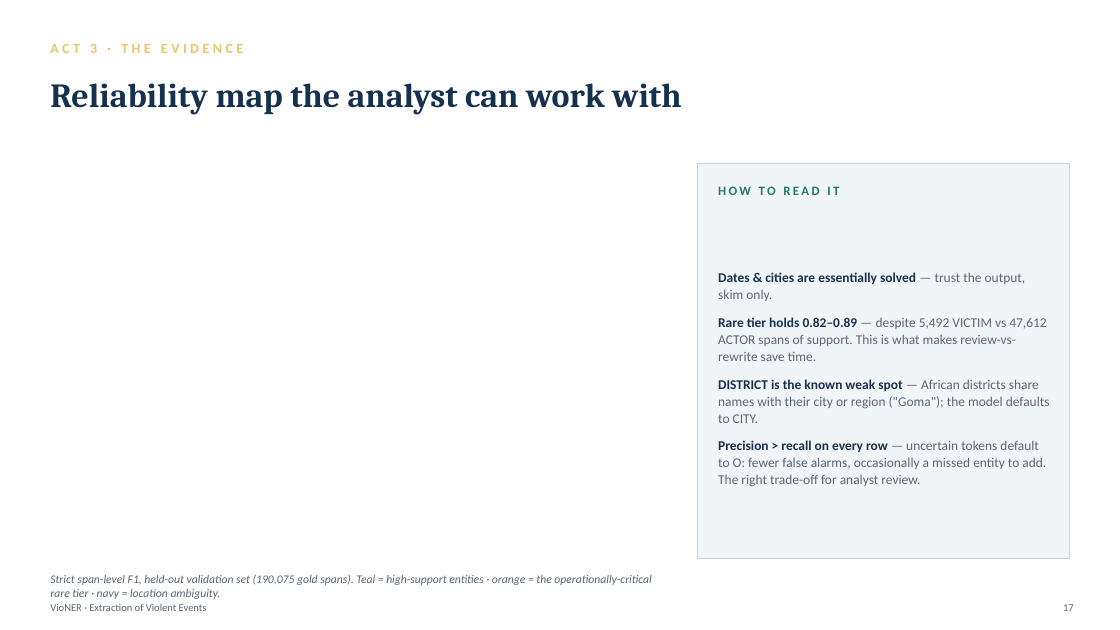
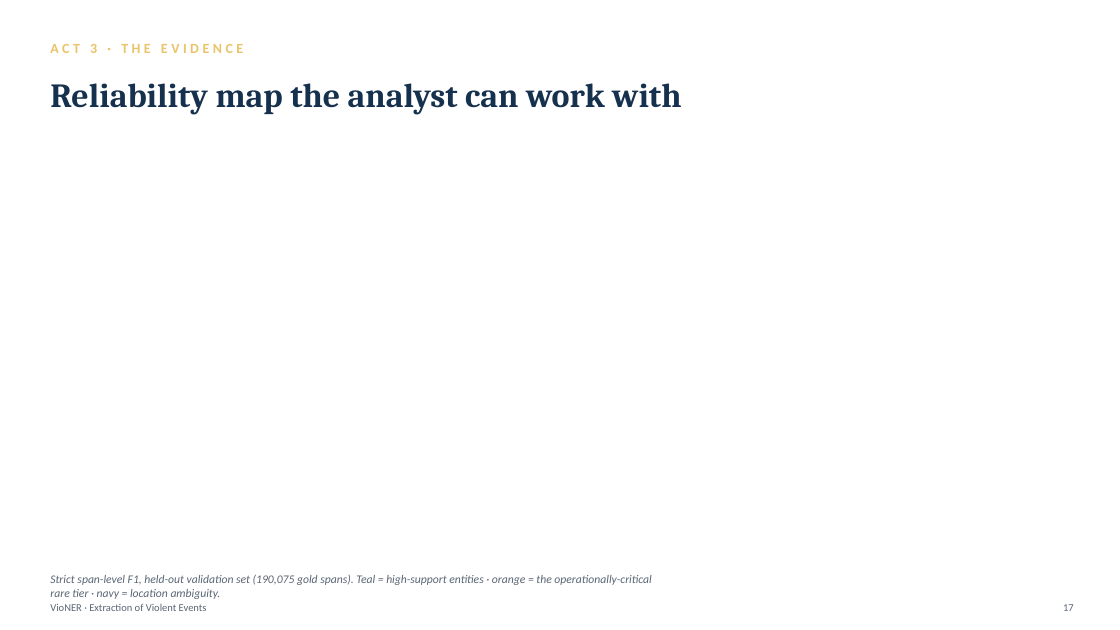
Before and after one commit to binalfew/vioner, a slide deck: slide 18 of backend/docs/defense/VioNER_Defense_Slides.pptx (slide 17 before the commit). Drawn at 1120x630 pixels with LibreOffice and Linux fonts; fonts in the diff are those of the drawing. Boxes give left, top, right and bottom in pixels: in the first picture for what was removed or moved away, otherwise in the second. Text is boxed around its words. In the diff, an @@ line names an element or a change of style, - is before the commit and + after.

Commit message:
docs: add journal article, AI-similarity rewrite aids, and update defense materials
- Add build_article.py and generated VioNER_Article.docx for journal submission
- Add AI-similarity report and rewrite worksheets/maps for thesis humanization
- Update Final.docx and defense slide deck

```diff
--- a/backend/docs/defense/VioNER_Defense_Slides.pptx
+++ b/backend/docs/defense/VioNER_Defense_Slides.pptx
@@ rectangle removed at (x1=697, y1=164, x2=1070, y2=559) @@
@@ text removed at (x1=718, y1=186, x2=839, y2=195) @@
-HOW TO READ IT
@@ text removed at (x1=718, y1=272, x2=1050, y2=486) @@
-Dates & cities are essentially solved — trust the output, skim only.
-Rare tier holds 0.82–0.89 — despite 5,492 VICTIM vs 47,612 ACTOR spans of support. This is what makes review-vs-rewrite save time.
-DISTRICT is the known weak spot — African districts share names with their city or region ("Goma"); the model defaults to CITY.
-Precision > recall on every row — uncertain tokens default to O: fewer false alarms, occasionally a missed entity to add. The right trade-off for analyst review.
```
Also in this commit, not shown: 13 other slides changed, 1 slide added, 7 other files.
